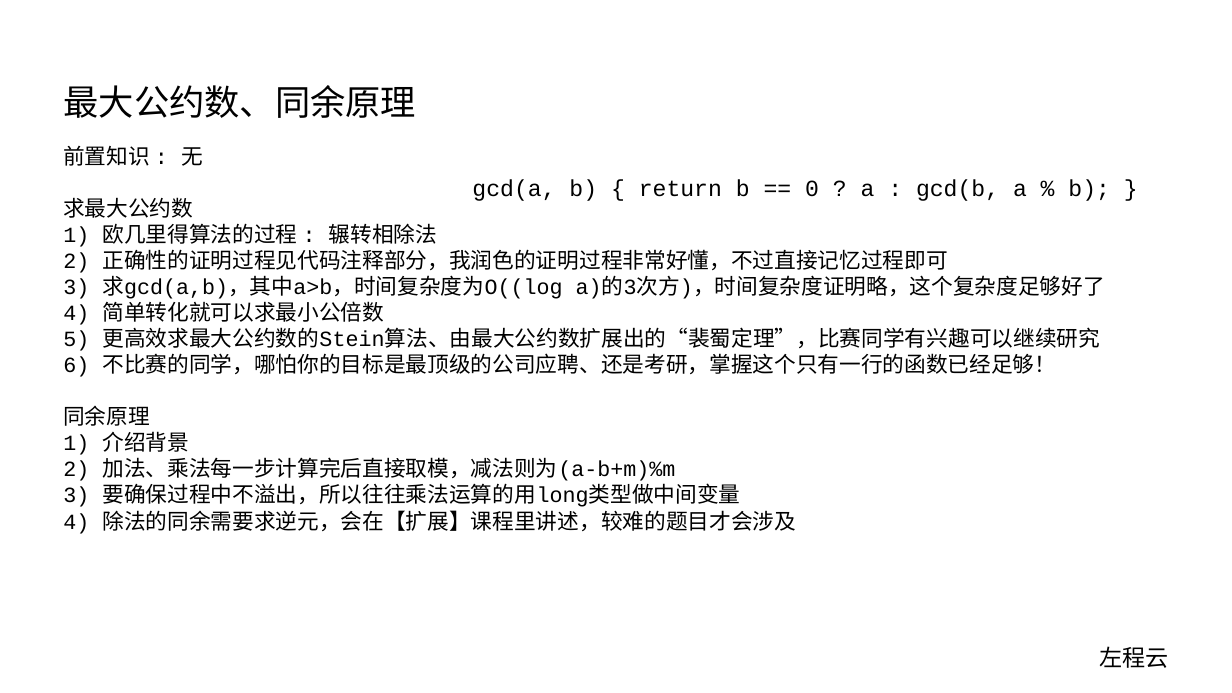
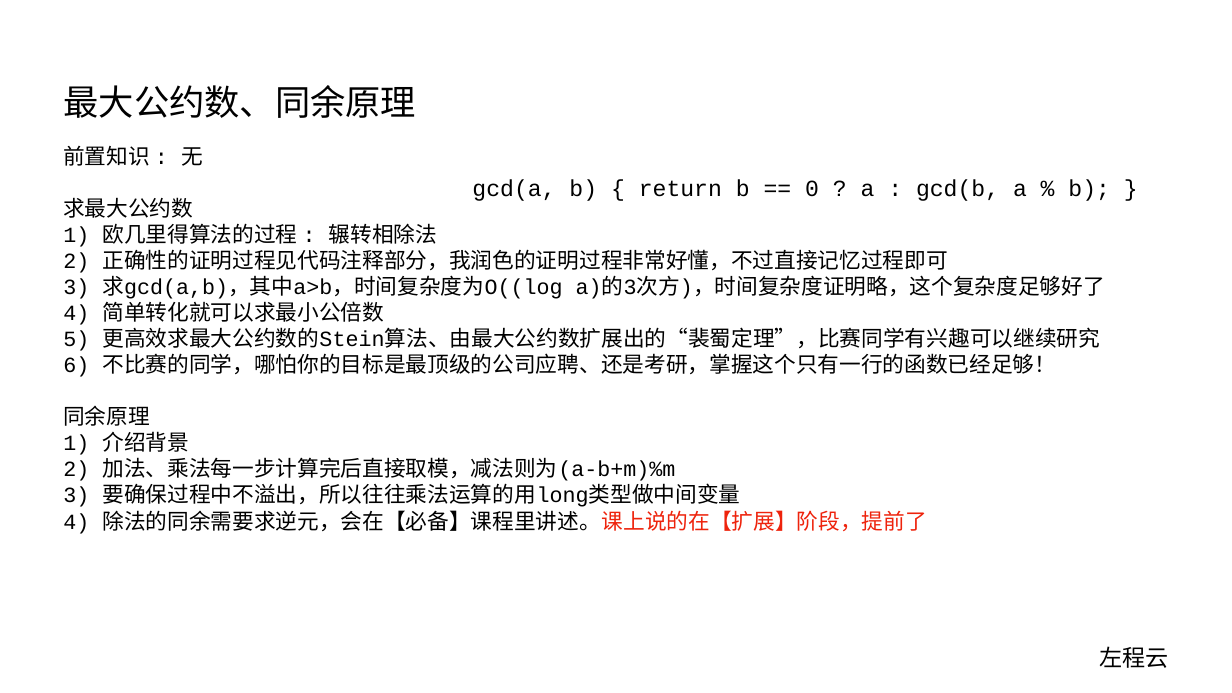
Before and after one commit to algorithmzuo/algorithm-journey, a slide deck: slide 1 of ppt/算法讲解041【必备】最大公约数、同余原理.pptx. Drawn at 1232x693 pixels with LibreOffice and Linux fonts; fonts in the diff are those of the drawing. Boxes give left, top, right and bottom in pixels: in the first picture for what was removed or moved away, otherwise in the second. Text is boxed around its words. In the diff, an @@ line names an element or a change of style, - is before the commit and + after.

```diff
--- a/ppt/算法讲解041【必备】最大公约数、同余原理.pptx
+++ b/ppt/算法讲解041【必备】最大公约数、同余原理.pptx
@@ text at <box>63,510,927,534</box>: text changed @@
-4) 除法的同余需要求逆元，会在【扩展】课程里讲述，较难的题目才会涉及
+4) 除法的同余需要求逆元，会在【必备】课程里讲述。课上说的在【扩展】阶段，提前了
```
Also in this commit, not shown: 1 other file.
